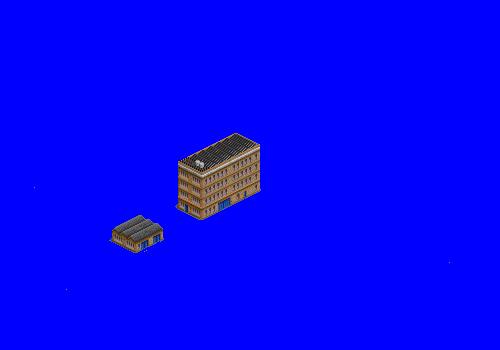
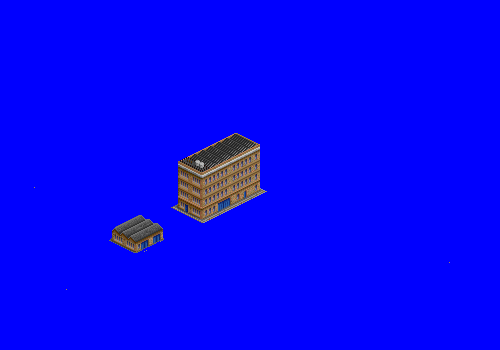
Two versions of the same layered image (500 x 350). Layer-by-layer changes:
showed "tile cobble copy 3" over [230, 188, 267, 207]
showed "tile cobble copy 2" over [171, 204, 235, 223]
